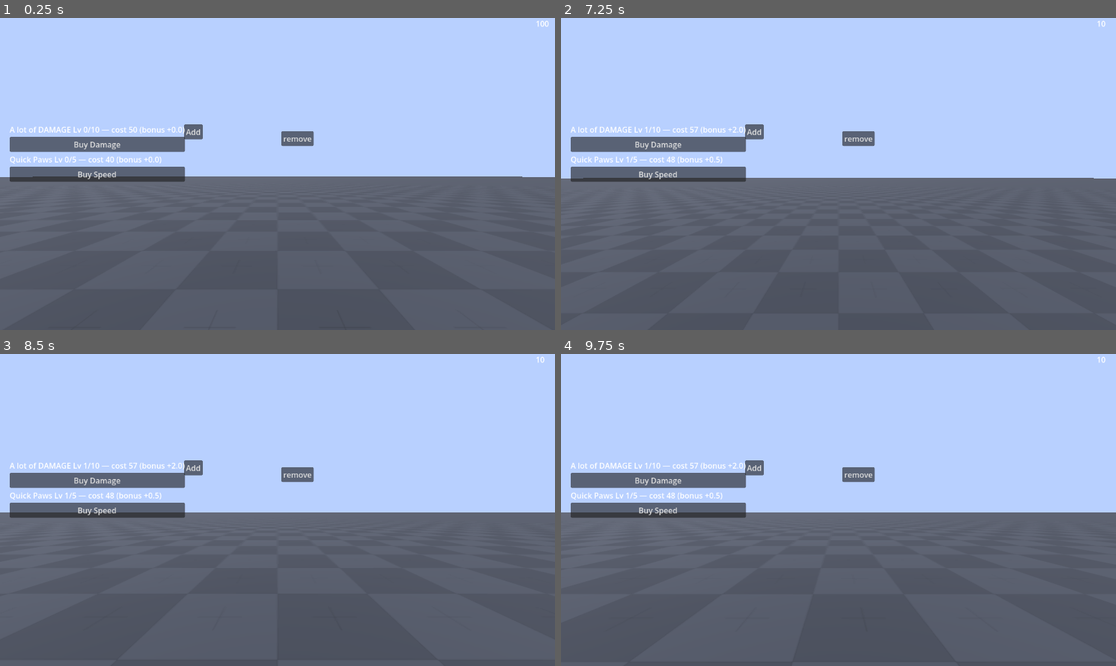
Above: before the commit, frames 1-4 (two rows, left to right).
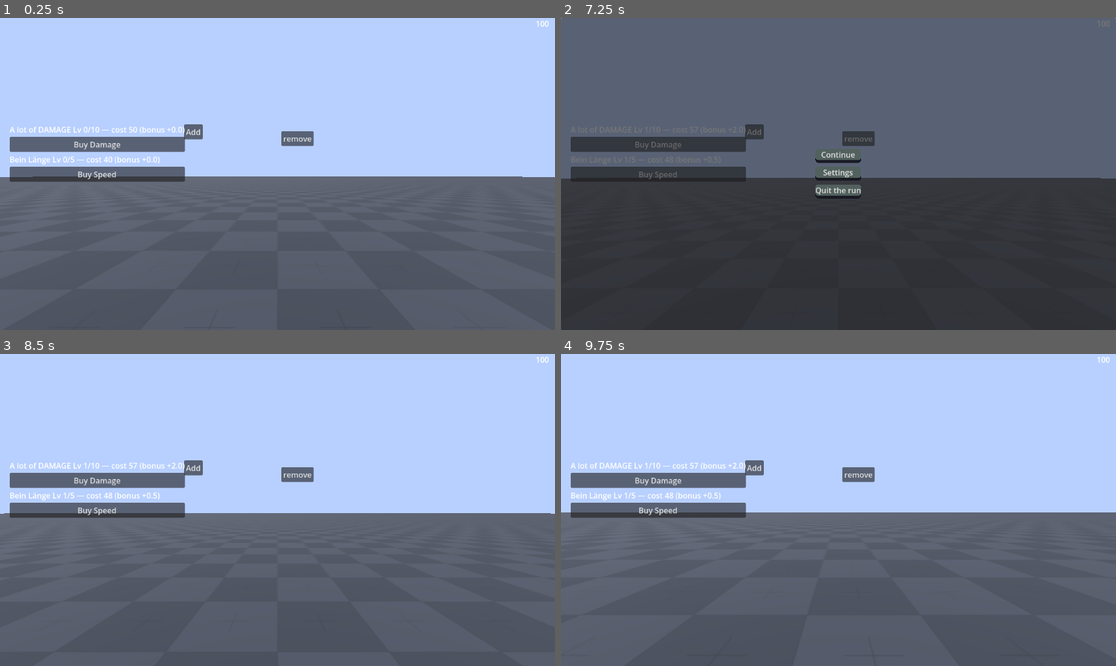
Above: after the commit, the same moments.

Repository: manschko/Knusper-Amigos
Game: Godot game, scene res://player_controller/3d/TestFiield.tscn
Same seed, same stepped clock (60 frames per second), same inputs: the game is played once before the commit and once after it. The project has no main scene, so this scene is started directly.
Inputs (mouse positions are in pixels of both pictures, inside the frame that each line leads up to):
- Up to frame 1 (0.25 s): no input
- Up to frame 2 (7.25 s): click "remove" at 0.5 s; click "Add" at 1.25 s; click "Buy Damage" at 2 s; click "Buy Speed" at 2.75 s; tap Enter at 3.5, 5, 6.5 s; move the mouse to (866, 174) at 3.52 s; hold Shift (sprint) 3.53-4.28 s; hold W (moving_forward) from 3.53 s (still down); tap Space (jump) at 3.77, 4.25, 4.52, 5.75, 6.02, 6.77 s; move the mouse to (810, 174) at 4.27 s; tap Shift (sprint) at 4.35, 5.85 s; move the mouse to (849, 167) at 5.02 s; hold Shift (sprint) 5.03-5.78 s; move the mouse to (832, 180) at 5.77 s; move the mouse to (877, 177) at 6.52 s; hold Shift (sprint) from 6.53 s (still down); tap Escape (ui_cancel) at 7.15 s
- Up to frame 3 (8.5 s): release W (moving_forward) at 7.25 s; release Shift (sprint) at 7.25 s; click (277, 510) at 7.25 s, where only the run after the commit has a clickable "Settings"; click (277, 491) at 8 s, where only the run after the commit has a clickable "Continue"
- Up to frame 4 (9.75 s): tap Space (jump) at 8.75, 9.02 s; move the mouse to (1104, 363) at 8.77 s; hold A (moving_left) 8.78-9.53 s; tap Shift (sprint) at 8.85 s; move the mouse to (866, 510) at 9.52 s; hold S (moving_backward) from 9.53 s (still down); hold Shift (sprint) from 9.53 s (still down)

The runs differ from the first frame. In frame 1, 0.2% of the frame differs, in the area x 1-30%, y 44-47%; in frame 2, 99%, in the area x 0-100%, y 0-100%; in frame 3, 0.5%; in frame 4, 0.2%.
Error after the commit: Cannot call method 'instantiate' on a null value. (res://ui/pause/pause_menu.gd:30)

Commit message:
feat: upgrade screen

Diff:
--- a/incremental/hud.tscn
+++ b/incremental/hud.tscn
@@ -2,6 +2,7 @@
 
 [ext_resource type="Script" uid="uid://jib21ch5ked3" path="res://incremental/crumbs.gd" id="1_idtuo"]
 [ext_resource type="Script" uid="uid://ddimryknjvml3" path="res://incremental/upgrades/upgrade_debug_hud.gd" id="2_updbg"]
+[ext_resource type="PackedScene" uid="uid://eynwht55e534" path="res://ui/pause/pause_menu.tscn" id="3_sab5r"]
 
 [node name="CanvasLayer" type="CanvasLayer" unique_id=763744515]
 
@@ -79,6 +80,8 @@
 layout_mode = 2
 text = "Buy Speed"
 
+[node name="pauseMenu" parent="." unique_id=428125992 instance=ExtResource("3_sab5r")]
+
 [connection signal="pressed" from="Crumbs/remove" to="crumbs" method="_on_remove_pressed"]
 [connection signal="pressed" from="Crumbs/add" to="crumbs" method="_on_add_pressed"]
 [connection signal="pressed" from="UpgradeDebug/VBoxContainer/BuyDamage" to="UpgradeDebug" method="_on_buy_damage_pressed"]
--- a/incremental/stats.gd
+++ b/incremental/stats.gd
@@ -42,7 +42,7 @@
 		return
 	file.store_string(JSON.stringify(stats))
 	file.close()
-	crumbs_updated.emit()
+	crumbs_updated.emit(stats["crumbs"])
 
 
 func load_stats() -> void:
--- a/incremental/upgrades/data/speed_boost.tres
+++ b/incremental/upgrades/data/speed_boost.tres
@@ -1,12 +1,12 @@
-[gd_resource type="Resource" script_class="Upgrade" load_steps=2 format=3]
+[gd_resource type="Resource" script_class="Upgrade" format=3 uid="uid://db6qux2jl0bpw"]
 
-[ext_resource type="Script" path="res://incremental/upgrades/upgrade.gd" id="1"]
+[ext_resource type="Script" uid="uid://bl4sfou7r64hu" path="res://incremental/upgrades/upgrade.gd" id="1"]
 
 [resource]
 script = ExtResource("1")
 id = "speed_boost"
-display_name = "Quick Paws"
-description = "Increases movement speed."
+display_name = "Bein Länge"
+description = "so schnell wie der Wind"
 cost = 40
 max_level = 5
 cost_growth = 1.2
--- a/incremental/upgrades/upgrade.gd
+++ b/incremental/upgrades/upgrade.gd
@@ -6,9 +6,11 @@
 @export var description: String
 @export var cost: int
 @export var max_level: int = 10
+@export var cost_growth: float = 1.15
+@export var stat_key: String = ""
+@export var value_per_level: float = 0.0
+@export var icon: Texture2D
 
-@export var cost_growth: float = 1.15
 
-@export var stat_key: String = ""
-
-@export var value_per_level: float = 0.0
+func get_cost(current_level: int) -> int:
+	return int(cost * pow(cost_growth, current_level))
--- a/incremental/upgrades/upgrade_manager.gd
+++ b/incremental/upgrades/upgrade_manager.gd
@@ -1,4 +1,5 @@
 extends Node
+
 
 # Autoload: UpgradeManager
 #
@@ -14,7 +15,7 @@
 # has been bought" owned by the upgrade system, avoiding double-applying
 # bonuses when a save is reloaded.
 
-const UPGRADES_DIR := "res://incremental/upgrades/data/"
+
 const SAVE_PATH := "user://upgrades_save.json"
 
 signal upgrade_purchased(id: String, new_level: int)
@@ -25,30 +26,17 @@
 
 
 func _ready() -> void:
-	_load_upgrade_definitions()
+	_update_upgrade_definitions()
 	_load_levels()
 
 
-func _load_upgrade_definitions() -> void:
+func _update_upgrade_definitions() -> void:
 	upgrades.clear()
-	var dir := DirAccess.open(UPGRADES_DIR)
-	if dir == null:
-		push_warning("UpgradeManager: could not open '%s'" % UPGRADES_DIR)
-		return
+	upgrades = UpgradeUtils.load_upgrade_definitions()
 
-	dir.list_dir_begin()
-	var file_name := dir.get_next()
-	while file_name != "":
-		if not dir.current_is_dir() and file_name.ends_with(".tres"):
-			var resource := load(UPGRADES_DIR + file_name)
-			if resource is Upgrade:
-				if upgrades.has(resource.id):
-					push_warning("UpgradeManager: duplicate upgrade id '%s' in '%s'" % [resource.id, file_name])
-				upgrades[resource.id] = resource
-			else:
-				push_warning("UpgradeManager: '%s' is not an Upgrade resource" % file_name)
-		file_name = dir.get_next()
-	dir.list_dir_end()
+
+
+
 
 
 func get_upgrade(id: String) -> Upgrade:
--- a/project.godot
+++ b/project.godot
@@ -22,6 +22,12 @@
 [dotnet]
 
 project/assembly_name="Knusper Amigos"
+
+[file_customization]
+
+folder_colors={
+"res://ui/": "green"
+}
 
 [input]
 
--- /dev/null
+++ b/ui/UI_theme.tres
@@ -0,0 +1,76 @@
+[gd_resource type="Theme" format=3 uid="uid://b0vja5wtseub3"]
+
+[sub_resource type="StyleBoxFlat" id="StyleBoxFlat_vwur3"]
+bg_color = Color(0.09411765, 0.09803922, 0.13725491, 1)
+border_color = Color(0.16470589, 0.22745098, 0.25882354, 1)
+corner_radius_top_left = 6
+corner_radius_top_right = 6
+corner_radius_bottom_right = 6
+corner_radius_bottom_left = 6
+
+[sub_resource type="StyleBoxFlat" id="StyleBoxFlat_pgj5t"]
+bg_color = Color(0.32156864, 0.38039216, 0.3647059, 1)
+border_width_bottom = 6
+border_color = Color(0.09411765, 0.09803922, 0.13725491, 1)
+corner_radius_top_left = 6
+corner_radius_top_right = 6
+corner_radius_bottom_right = 6
+corner_radius_bottom_left = 6
+
+[sub_resource type="StyleBoxFlat" id="StyleBoxFlat_v1bhg"]
+bg_color = Color(0.12156863, 0.101960786, 0.14117648, 1)
+corner_radius_top_left = 6
+corner_radius_top_right = 6
+corner_radius_bottom_right = 6
+corner_radius_bottom_left = 6
+
+[sub_resource type="FontVariation" id="FontVariation_wwpnm"]
+
+[sub_resource type="StyleBoxFlat" id="StyleBoxFlat_s2toc"]
+content_margin_left = 16.0
+content_margin_right = 16.0
+bg_color = Color(0.09411765, 0.09803922, 0.13725491, 1)
+corner_radius_top_left = 8
+corner_radius_top_right = 8
+
+[sub_resource type="StyleBoxFlat" id="StyleBoxFlat_canil"]
+content_margin_left = 16.0
+content_margin_right = 16.0
+bg_color = Color(0.32156864, 0.38039216, 0.3647059, 1)
+border_width_right = 4
+border_color = Color(0.09411765, 0.09803922, 0.13725491, 1)
+corner_radius_top_left = 8
+corner_radius_top_right = 8
+
+[sub_resource type="StyleBoxFlat" id="StyleBoxFlat_jl7vu"]
+content_margin_left = 16.0
+content_margin_right = 16.0
+bg_color = Color(0.16470589, 0.22745098, 0.25882354, 1)
+border_width_right = 4
+border_color = Color(0.09411765, 0.09803922, 0.13725491, 1)
+corner_radius_top_left = 8
+corner_radius_top_right = 8
+
+[sub_resource type="StyleBoxFlat" id="StyleBoxFlat_y38bs"]
+bg_color = Color(1, 1, 1, 1)
+corner_radius_top_left = 4
+corner_radius_top_right = 4
+corner_radius_bottom_right = 4
+corner_radius_bottom_left = 4
+
+[resource]
+Button/styles/hover = SubResource("StyleBoxFlat_vwur3")
+Button/styles/normal = SubResource("StyleBoxFlat_pgj5t")
+Button/styles/pressed = SubResource("StyleBoxFlat_v1bhg")
+Label/fonts/font = SubResource("FontVariation_wwpnm")
+PanelContainer/styles/panel = null
+RichTextLabel/fonts/bold_font = null
+RichTextLabel/fonts/bold_italics_font = null
+RichTextLabel/fonts/italics_font = null
+RichTextLabel/fonts/mono_font = null
+RichTextLabel/fonts/normal_font = null
+TabContainer/styles/panel = null
+TabContainer/styles/tab_hovered = SubResource("StyleBoxFlat_s2toc")
+TabContainer/styles/tab_selected = SubResource("StyleBoxFlat_canil")
+TabContainer/styles/tab_unselected = SubResource("StyleBoxFlat_jl7vu")
+VScrollBar/styles/grabber = SubResource("StyleBoxFlat_y38bs")
--- /dev/null
+++ b/ui/pause/pause_menu.gd
@@ -0,0 +1,41 @@
+extends PanelContainer
+
+@export var settingsScene: PackedScene
+
+var pause = false
+var settings: Node
+
+func _process(delta: float) -> void:
+	if Input.is_action_just_pressed("ui_cancel") and not settings:
+		togglePause()
+
+
+func _on_continue_pressed() -> void:
+	togglePause()
+
+
+func togglePause():
+	if pause:
+		hide()
+		get_tree().paused = false
+		pause = false
+	else:
+		show()
+		get_tree().paused = true
+		pause = true
+
+func _on_settings_pressed() -> void:
+	if settings:
+		return
+	settings = settingsScene.instantiate()
+	settings.closed.connect(_on_settings_close)
+	add_child(settings)
+
+func _on_settings_close() -> void:
+	settings = null
+
+
+
+func _on_quit_pressed() -> void:
+	get_tree().paused = false
+	pause = false
--- /dev/null
+++ b/ui/pause/pause_menu.tscn
@@ -0,0 +1,38 @@
+[gd_scene format=3 uid="uid://eynwht55e534"]
+
+[ext_resource type="Script" uid="uid://dyfudaxl7cmwx" path="res://ui/pause/pause_menu.gd" id="1_w42b2"]
+[ext_resource type="Theme" uid="uid://b0vja5wtseub3" path="res://ui/UI_theme.tres" id="2_k8vbq"]
+
+[node name="pauseMenu" type="PanelContainer" unique_id=428125992]
+process_mode = 3
+visible = false
+anchors_preset = 15
+anchor_right = 1.0
+anchor_bottom = 1.0
+grow_horizontal = 2
+grow_vertical = 2
+script = ExtResource("1_w42b2")
+
+[node name="CenterContainer" type="CenterContainer" parent="." unique_id=1015153494]
+layout_mode = 2
+
+[node name="VBoxContainer" type="VBoxContainer" parent="CenterContainer" unique_id=1156589212]
+layout_mode = 2
+theme = ExtResource("2_k8vbq")
+theme_override_constants/separation = 8
+
+[node name="continue" type="Button" parent="CenterContainer/VBoxContainer" unique_id=1480732389]
+layout_mode = 2
+text = "Continue"
+
+[node name="settings" type="Button" parent="CenterContainer/VBoxContainer" unique_id=987566041]
+layout_mode = 2
+text = "Settings"
+
+[node name="quit" type="Button" parent="CenterContainer/VBoxContainer" unique_id=82270660]
+layout_mode = 2
+text = "Quit the run"
+
+[connection signal="pressed" from="CenterContainer/VBoxContainer/continue" to="." method="_on_continue_pressed"]
+[connection signal="pressed" from="CenterContainer/VBoxContainer/settings" to="." method="_on_settings_pressed"]
+[connection signal="pressed" from="CenterContainer/VBoxContainer/quit" to="." method="_on_quit_pressed"]
--- /dev/null
+++ b/ui/upgrades/currency/currency.gd
@@ -0,0 +1,18 @@
+@tool
+extends HBoxContainer
+class_name Currency
+
+@onready var Icon = $icon
+@onready var label = $label
+
+@export var icon: Texture2D:
+	set(value):
+		icon = value
+		if is_node_ready():
+			Icon.texture = value
+
+func _ready() -> void:
+	Icon.texture = icon
+
+func set_label(text: String):
+	label.text = text
--- /dev/null
+++ b/ui/upgrades/currency/currency.tscn
@@ -0,0 +1,24 @@
+[gd_scene format=3 uid="uid://ccwtw2gyeh4ll"]
+
+[ext_resource type="Script" uid="uid://y2qd246hup6w" path="res://ui/upgrades/currency/currency.gd" id="1_0lo5h"]
+
+[node name="currency" type="HBoxContainer" unique_id=368576559]
+anchors_preset = 15
+anchor_right = 1.0
+anchor_bottom = 1.0
+grow_horizontal = 2
+grow_vertical = 2
+script = ExtResource("1_0lo5h")
+
+[node name="icon" type="TextureRect" parent="." unique_id=1404457193]
+texture_filter = 1
+layout_mode = 2
+size_flags_horizontal = 2
+size_flags_vertical = 3
+offset_transform_scale = Vector2(2, 2)
+expand_mode = 2
+
+[node name="label" type="Label" parent="." unique_id=1376600845]
+layout_mode = 2
+theme_override_constants/line_spacing = 22
+text = "0"
--- /dev/null
+++ b/ui/upgrades/upgrade/upgrade.gd
@@ -0,0 +1,37 @@
+@tool
+extends Control
+class_name Upgrade_UI
+
+@onready var label: Label = $MarginContainer2/MarginContainer/HBoxContainer/VBoxContainer/Label
+@onready var cost: Label = $MarginContainer2/MarginContainer/HBoxContainer/VBoxContainer/Cost
+@onready var description: Label = $MarginContainer2/MarginContainer/HBoxContainer/VBoxContainer/description
+@onready var icon: TextureRect = $MarginContainer2/MarginContainer/HBoxContainer/MarginContainer/TextureRect
+
+signal upgrade_pressed
+
+func set_description(text: String):
+	if not description:
+		printerr("description broke")
+		return
+	description.text = text
+
+func set_label(text: String):
+	if not label:
+		printerr("label broke")
+		return
+	label.text = text
+
+func set_cost(text: String):
+	if not cost:
+		printerr("cost broke")
+		return
+	cost.text = text
+
+func set_icon(texture:Texture2D):
+	if not icon:
+		printerr("icon broke")
+		return
+	icon.texture = texture
+
+func _on_button_pressed() -> void:
+	upgrade_pressed.emit()
--- /dev/null
+++ b/ui/upgrades/upgrade/upgrade.tscn
@@ -0,0 +1,68 @@
+[gd_scene format=3 uid="uid://o6nylovy4vtj"]
+
+[ext_resource type="Texture2D" uid="uid://crwt2wi0hpffh" path="res://prototype/craftpix-tiny-hero-sprites/1 Pink_Monster/Pink_Monster.png" id="1_141gf"]
+[ext_resource type="Script" uid="uid://bjwj0cuckk4lt" path="res://ui/upgrades/upgrade/upgrade.gd" id="1_pgj5t"]
+[ext_resource type="Theme" uid="uid://b0vja5wtseub3" path="res://ui/UI_theme.tres" id="2_vwur3"]
+
+[sub_resource type="StyleBoxFlat" id="StyleBoxFlat_pgj5t"]
+bg_color = Color(0.6, 0.6, 0.6, 0)
+
+[node name="PanelContainer" type="PanelContainer" unique_id=532352037]
+offset_right = 40.0
+offset_bottom = 40.0
+theme_override_styles/panel = SubResource("StyleBoxFlat_pgj5t")
+script = ExtResource("1_pgj5t")
+
+[node name="MarginContainer2" type="MarginContainer" parent="." unique_id=1560417816]
+layout_mode = 2
+theme_override_constants/margin_right = 4
+
+[node name="Button" type="Button" parent="MarginContainer2" unique_id=1907304688]
+layout_mode = 2
+theme = ExtResource("2_vwur3")
+
+[node name="MarginContainer" type="MarginContainer" parent="MarginContainer2" unique_id=2047228559]
+layout_mode = 2
+mouse_filter = 2
+theme_override_constants/margin_left = 6
+theme_override_constants/margin_top = 6
+theme_override_constants/margin_right = 6
+theme_override_constants/margin_bottom = 6
+
+[node name="HBoxContainer" type="HBoxContainer" parent="MarginContainer2/MarginContainer" unique_id=1641759643]
+layout_mode = 2
+mouse_filter = 2
+
+[node name="MarginContainer" type="MarginContainer" parent="MarginContainer2/MarginContainer/HBoxContainer" unique_id=1113428801]
+layout_mode = 2
+mouse_filter = 2
+theme_override_constants/margin_top = 5
+
+[node name="TextureRect" type="TextureRect" parent="MarginContainer2/MarginContainer/HBoxContainer/MarginContainer" unique_id=387328447]
+texture_filter = 1
+layout_mode = 2
+offset_transform_scale = Vector2(3, 3)
+mouse_filter = 2
+texture = ExtResource("1_141gf")
+expand_mode = 2
+
+[node name="VBoxContainer" type="VBoxContainer" parent="MarginContainer2/MarginContainer/HBoxContainer" unique_id=2081263202]
+layout_mode = 2
+mouse_filter = 2
+theme_override_constants/separation = 0
+
+[node name="Label" type="Label" parent="MarginContainer2/MarginContainer/HBoxContainer/VBoxContainer" unique_id=891032921]
+layout_mode = 2
+text = "Upgrade 0/5"
+
+[node name="description" type="Label" parent="MarginContainer2/MarginContainer/HBoxContainer/VBoxContainer" unique_id=16549495]
+layout_mode = 2
+theme_override_font_sizes/font_size = 8
+text = "This Upgrade is awesome and lets you dig faster"
+
+[node name="Cost" type="Label" parent="MarginContainer2/MarginContainer/HBoxContainer/VBoxContainer" unique_id=905450789]
+layout_mode = 2
+theme_override_font_sizes/font_size = 12
+text = "10 Coal, 2 Gold"
+
+[connection signal="pressed" from="MarginContainer2/Button" to="." method="_on_button_pressed"]
--- /dev/null
+++ b/ui/upgrades/upgrade_screen.gd
@@ -0,0 +1,67 @@
+extends Control
+
+## Simple, data-driven upgrade shop screen. Reads currency from the Inventory
+## autoload and lists every Upgrade resource discovered by UpgradeManager
+## (res://resources/upgrades/*.tres) - add/edit/tweak upgrades there, this
+## screen needs no changes to reflect them.
+
+@export var back_scene: PackedScene
+@export var upgrade_component: PackedScene
+@export var currency: Currency
+
+@onready var upgrade_list: VBoxContainer = $MarginContainer/PanelContainer/MarginContainer2/VBoxContainer/ScrollContainer/UpgradeList
+
+signal upgrades_closed
+
+func _ready() -> void:
+	refresh()
+
+func refresh() -> void:
+	_rebuild_upgrade_list()
+	_link_currency()
+
+func _link_currency() -> void:
+	Stats.crumbs_updated.connect(func(crumbs): currency.set_label(str(crumbs)))
+	currency.set_label(str(Stats.get_crumbs()))
+
+func _rebuild_upgrade_list() -> void:
+	for child in upgrade_list.get_children():
+		child.queue_free()
+
+
+	for upgrade in UpgradeManager.upgrades.values():
+		_build_upgrade_row(upgrade)
+
+func _build_upgrade_row(upgrade: Upgrade) -> Control:
+	if not upgrade_component:
+		printerr("upgradeComponente missing from upgrade screen")
+		return
+
+	var component: Upgrade_UI = upgrade_component.instantiate()
+	upgrade_list.add_child(component)
+	var level := UpgradeManager.get_level(upgrade.id)
+	var maxed := UpgradeManager.is_maxed(upgrade.id)
+
+	component.set_label("%s %d/%d" % [upgrade.display_name, level, upgrade.max_level])
+	component.set_description(upgrade.description if upgrade.description else "")
+	component.set_cost("MAXED" if maxed else _format_cost(upgrade.get_cost(level)))
+	component.set_icon(upgrade.icon)
+	component.upgrade_pressed.connect(_on_buy_pressed.bind(upgrade))
+
+
+	return component
+
+func _format_cost(cost: int) -> String:
+	return "%d Crumbs" % cost
+
+func _on_buy_pressed(upgrade: Upgrade) -> void:
+	if UpgradeManager.purchase(upgrade.id):
+		refresh()
+
+func _on_back_button_pressed() -> void:
+	hide()
+	upgrades_closed.emit()
+	#if back_scene:
+		#get_tree().change_scene_to_packed(back_scene)
+	#else:
+		#get_tree().change_scene_to_file("res://scenes/Menu/main_menu.tscn")
--- /dev/null
+++ b/ui/upgrades/upgrade_screen.tscn
@@ -0,0 +1,90 @@
+[gd_scene format=3 uid="uid://bamy6swh33hck"]
+
+[ext_resource type="Theme" uid="uid://b0vja5wtseub3" path="res://ui/UI_theme.tres" id="1_i74aa"]
+[ext_resource type="Script" uid="uid://bl1chhpei6a0v" path="res://ui/upgrades/upgrade_screen.gd" id="1_upsc"]
+[ext_resource type="PackedScene" uid="uid://o6nylovy4vtj" path="res://ui/upgrades/upgrade/upgrade.tscn" id="3_ck778"]
+[ext_resource type="PackedScene" uid="uid://ccwtw2gyeh4ll" path="res://ui/upgrades/currency/currency.tscn" id="4_h5bux"]
+[ext_resource type="Texture2D" uid="uid://dhfkfjri5b1u8" path="res://prototype/kenney_prototype-textures/PNG/Orange/texture_01.png" id="5_5vkvf"]
+[ext_resource type="Texture2D" uid="uid://fyd6bsoc8b0l" path="res://prototype/kenney_prototype-textures/PNG/Green/texture_01.png" id="6_5vkvf"]
+
+[node name="UpgradeScreen" type="Control" unique_id=599983885 node_paths=PackedStringArray("currency")]
+layout_mode = 3
+anchors_preset = 15
+anchor_right = 1.0
+anchor_bottom = 1.0
+grow_horizontal = 2
+grow_vertical = 2
+theme = ExtResource("1_i74aa")
+script = ExtResource("1_upsc")
+upgrade_component = ExtResource("3_ck778")
+currency = NodePath("MarginContainer/PanelContainer/MarginContainer2/VBoxContainer/HBoxContainer/VBoxContainer/MarginContainer/HBoxContainer/currency")
+
+[node name="MarginContainer" type="MarginContainer" parent="." unique_id=1099036365]
+layout_mode = 1
+anchors_preset = 15
+anchor_right = 1.0
+anchor_bottom = 1.0
+grow_horizontal = 2
+grow_vertical = 2
+theme_override_constants/margin_left = 25
+theme_override_constants/margin_top = 25
+theme_override_constants/margin_right = 25
+theme_override_constants/margin_bottom = 25
+
+[node name="PanelContainer" type="PanelContainer" parent="MarginContainer" unique_id=1043839372]
+layout_mode = 2
+theme = ExtResource("1_i74aa")
+
+[node name="MarginContainer2" type="MarginContainer" parent="MarginContainer/PanelContainer" unique_id=44462806]
+layout_mode = 2
+theme_override_constants/margin_left = 16
+theme_override_constants/margin_top = 10
+theme_override_constants/margin_right = 16
+theme_override_constants/margin_bottom = 16
+
+[node name="VBoxContainer" type="VBoxContainer" parent="MarginContainer/PanelContainer/MarginContainer2" unique_id=548096258]
+layout_mode = 2
+
+[node name="HBoxContainer" type="HBoxContainer" parent="MarginContainer/PanelContainer/MarginContainer2/VBoxContainer" unique_id=2094135818]
+layout_mode = 2
+
+[node name="TitleLabel" type="Label" parent="MarginContainer/PanelContainer/MarginContainer2/VBoxContainer/HBoxContainer" unique_id=152662097]
+layout_mode = 2
+theme_override_constants/line_spacing = 0
+theme_override_font_sizes/font_size = 32
+text = "Upgrades"
+
+[node name="VBoxContainer" type="VBoxContainer" parent="MarginContainer/PanelContainer/MarginContainer2/VBoxContainer/HBoxContainer" unique_id=153804511]
+layout_mode = 2
+alignment = 2
+
+[node name="MarginContainer" type="MarginContainer" parent="MarginContainer/PanelContainer/MarginContainer2/VBoxContainer/HBoxContainer/VBoxContainer" unique_id=1245246270]
+layout_mode = 2
+theme_override_constants/margin_left = 14
+theme_override_constants/margin_bottom = 5
+
+[node name="HBoxContainer" type="HBoxContainer" parent="MarginContainer/PanelContainer/MarginContainer2/VBoxContainer/HBoxContainer/VBoxContainer/MarginContainer" unique_id=1516455241]
+layout_mode = 2
+theme_override_constants/separation = 14
+
+[node name="currency" parent="MarginContainer/PanelContainer/MarginContainer2/VBoxContainer/HBoxContainer/VBoxContainer/MarginContainer/HBoxContainer" unique_id=368576559 instance=ExtResource("4_h5bux")]
+layout_mode = 2
+icon = ExtResource("5_5vkvf")
+
+[node name="currency2" parent="MarginContainer/PanelContainer/MarginContainer2/VBoxContainer/HBoxContainer/VBoxContainer/MarginContainer/HBoxContainer" unique_id=1652223661 instance=ExtResource("4_h5bux")]
+layout_mode = 2
+icon = ExtResource("6_5vkvf")
+
+[node name="ScrollContainer" type="ScrollContainer" parent="MarginContainer/PanelContainer/MarginContainer2/VBoxContainer" unique_id=1732012879]
+layout_mode = 2
+size_flags_vertical = 3
+
+[node name="UpgradeList" type="VBoxContainer" parent="MarginContainer/PanelContainer/MarginContainer2/VBoxContainer/ScrollContainer" unique_id=1031794143]
+layout_mode = 2
+size_flags_horizontal = 3
+
+[node name="BackButton" type="Button" parent="MarginContainer/PanelContainer/MarginContainer2/VBoxContainer" unique_id=2136305509]
+layout_mode = 2
+text = "Next run"
+
+[connection signal="pressed" from="MarginContainer/PanelContainer/MarginContainer2/VBoxContainer/BackButton" to="." method="_on_back_button_pressed"]
--- /dev/null
+++ b/utils/ResourceUtils.gd
@@ -0,0 +1,26 @@
+extends Node
+class_name UpgradeUtils
+
+const UPGRADES_DIR := "res://incremental/upgrades/data/"
+
+static func load_upgrade_definitions() -> Dictionary:
+	var found_upgrades: Dictionary = {}
+	var dir := DirAccess.open(UPGRADES_DIR)
+	if dir == null:
+		push_warning("UpgradeManager: could not open '%s'" % UPGRADES_DIR)
+		return found_upgrades
+
+	dir.list_dir_begin()
+	var file_name := dir.get_next()
+	while file_name != "":
+		if not dir.current_is_dir() and file_name.ends_with(".tres"):
+			var resource := load(UPGRADES_DIR + file_name)
+			if resource is Upgrade:
+				if found_upgrades.has(resource.id):
+					push_warning("UpgradeManager: duplicate upgrade id '%s' in '%s'" % [resource.id, file_name])
+				found_upgrades[resource.id] = resource
+			else:
+				push_warning("UpgradeManager: '%s' is not an Upgrade resource" % file_name)
+		file_name = dir.get_next()
+	dir.list_dir_end()
+	return found_upgrades
Not shown, added: ui/pause/pause_menu.gd.uid
Not shown, added: ui/upgrades/currency/currency.gd.uid
Not shown, added: ui/upgrades/upgrade/upgrade.gd.uid
Not shown, added: ui/upgrades/upgrade_screen.gd.uid
Not shown, added: utils/ResourceUtils.gd.uid
